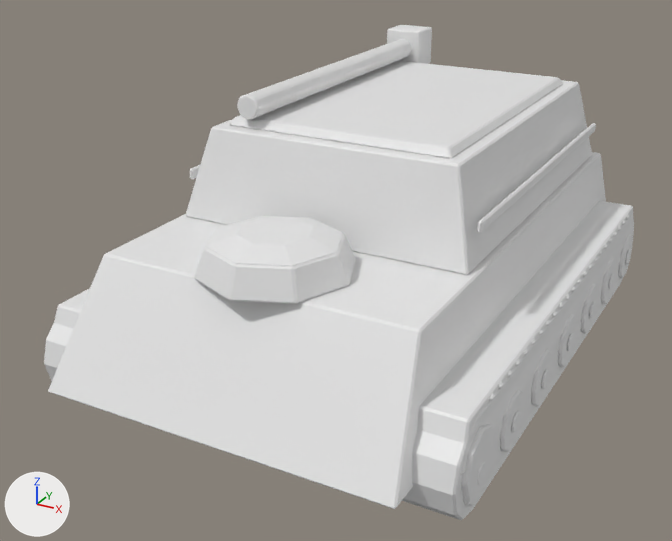
An edit to the glTF model art/units/mobilebase.glb, drawn before and after from the same camera.
Camera for both pictures: a 50 mm lens placed at (14.4, -29.8, 17.0), pointed at (-1.0, -1.7, 3.0). The lights are fixed; the arrows at lower left show +X, +Y and +Z. The picture after the commit comes second. Vertices at exactly the same position are counted once.

Objects in the first picture: 'mobilebase'.
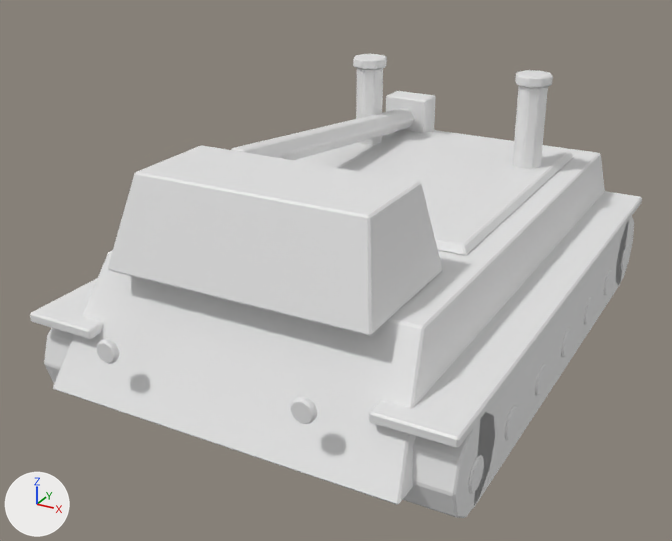
The change in detail:
me_piece is used by ob_mobilebase; location (0.0, 0.0, 0.0).
me_piece had 3040 vertices, 5730 faces and spanned x -7.6..7.6, y -11.6..11.6, z 0.0..10.2.
me_piece now has 2140 vertices, 4092 faces and spans x -7.5..7.5, y -11.6..11.2, z 0.0..9.4.
me_piece part 1: the loose piece of 48 vertices spanning x 7.3..7.6, y -10.0..-7.8, z 0.6..2.8 is scaled about its middle by (0.418, 0.484, 0.484), then moved by (0.0, 17.8, -0.4).
me_piece part 2: the loose piece of 48 vertices spanning x -3.6..-2.8, y -4.0..9.0, z 9.0..9.8 is multiplied about its middle by the matrix ((0.0, 0.003, 0.0), (-1.301, 0.0, 0.0), (0.0, 0.0, 1.301)), then moved by (-4.2, 6.4, -8.1).
me_piece part 3: the loose piece of 24 vertices spanning x -4.2..4.2, y -3.8..8.4, z 8.6..8.9 is scaled about its middle by (1.15, 1.03, 1), then moved by (0.0, 0.4, -3.2).
me_piece part 4: the loose piece of 24 vertices spanning x -4.0..-2.4, y 8.4..9.8, z 8.6..10.2 is scaled about its middle by (1.26, 0.849, 1.13), then moved by (0.2, -0.1, -3.1).
me_piece part 5: the loose piece of 48 vertices spanning x -3.6..-2.8, y -4.0..9.0, z 9.0..9.8 is copied, and the copy is multiplied about its middle by the matrix ((0.0, 0.0, -1.358), (1.358, 0.0, 0.0), (0.0, -0.272, 0.0)), then moved by (6.8, 3.5, -2.2); it spans x 3.0..4.2, y 5.4..6.6, z 5.4..9.0.
me_piece part 6: the loose piece of 48 vertices spanning x 7.3..7.6, y -10.0..-7.8, z 0.6..2.8 is copied, and the copy is multiplied about its middle by the matrix ((0.0, 0.0, -0.64), (0.0, 0.64, 0.0), (2.229, 0.0, 0.0)), then moved by (-3.9, 14.9, 7.5); it spans x 2.9..4.3, y 5.3..6.7, z 9.0..9.4.
me_piece part 7: the loose piece of 48 vertices spanning x -3.6..-2.8, y -4.0..9.0, z 9.0..9.8 is copied, and the copy is scaled about its middle by (-0.881, 0.0132, -0.881), then moved by (6.6, -14.0, -5.8); it spans x 3.0..3.8, y -11.6..-11.4, z 3.2..4.0.
me_piece part 8: the loose piece of 48 vertices spanning x -3.6..-2.8, y -4.0..9.0, z 9.0..9.8 is copied, and the copy is multiplied about its middle by the matrix ((0.0, 0.0, -1.358), (1.358, 0.0, 0.0), (0.0, -0.272, 0.0)), then moved by (-0.4, 3.5, -2.2); it spans x -4.2..-3.0, y 5.4..6.6, z 5.4..9.0.
me_piece part 9: the loose piece of 48 vertices spanning x -3.6..-2.8, y -4.0..9.0, z 9.0..9.8 is copied, and the copy is multiplied about its middle by the matrix ((0.0, 0.0, -1.716), (1.716, 0.0, 0.0), (0.0, -0.025, 0.0)), then moved by (-0.4, 3.5, -0.2); it spans x -4.3..-2.9, y 5.3..6.7, z 9.0..9.4.
me_piece part 10: the loose piece of 48 vertices spanning x -3.6..-2.8, y -4.0..9.0, z 9.0..9.8 is copied, and the copy is scaled about its middle by (-0.881, 0.0132, -0.881), then moved by (-0.2, -14.0, -5.8); it spans x -3.8..-3.0, y -11.6..-11.4, z 3.2..4.0.
me_piece part 11: the loose piece of 64 vertices spanning x -2.6..2.6, y -10.0..-4.8, z 5.4..6.7 is rebuilt with 24 vertices and now spans x -4.6..4.6, y -10.0..-5.0, z 5.4..8.4.
me_piece part 12: the loose piece of 60 vertices spanning x 7.3..7.5, y -1.0..1.0, z 0.4..2.3 is rebuilt with 36 vertices and now spans x 7.3..7.5, y -0.6..0.6, z 0.7..1.8.
me_piece part 13: 71 loose pieces with 2048 vertices, spanning x -7.6..7.6, y -10.2..11.6, z 0.4..8.6, are deleted.
me_piece part 14: 116 vertices removed from x -7.4..7.4, y -11.6..10.5, z 0.0..5.4; 1180 vertices added at x -7.5..7.5, y -11.4..10.7, z 0.0..5.4.
me_piece part 15: 36 vertices added at x -3.5..-2.5, y -5.0..9.0, z 5.8..8.2.
Other edits to the shape of me_piece do not show in these pictures.

Pixel boxes [x1, y1, x2, y2] of what changed, in the pictures (672 x 541 px; the box of a moved part takes in the faces that stretch with it):
'mobilebase', reshaped (6% shorter): before [44, 25, 634, 520]; after [30, 54, 642, 518]
part 1 of me_piece, moved or reshaped: before [461, 424, 495, 502]; after [621, 246, 629, 270]
part 2 of me_piece, moved or reshaped (not visible afterwards): before [237, 39, 411, 120]
part 3 of me_piece, moved or reshaped: before [229, 61, 563, 159]; after [304, 130, 574, 256]
part 4 of me_piece, moved or reshaped: before [387, 25, 432, 64]; after [386, 91, 436, 133]
part 5 of me_piece, added: after [513, 85, 548, 169]
part 6 of me_piece, added: after [515, 70, 553, 88]
part 7 of me_piece, added: after [290, 397, 317, 424]
part 8 of me_piece, added: after [356, 68, 383, 145]
part 9 of me_piece, added: after [353, 54, 387, 69]
part 10 of me_piece, added: after [97, 339, 119, 364]
part 11 of me_piece, rebuilt (107% wider, 116% taller): before [194, 216, 355, 304]; after [108, 145, 443, 336]
part 12 of me_piece, rebuilt (40% narrower, 45% shorter): before [558, 314, 577, 368]; after [561, 328, 572, 357]
part 13 of me_piece, deleted: before [54, 80, 633, 506]
part 14 of me_piece, reshaped: before [44, 152, 634, 520]; after [30, 130, 642, 518]
part 15 of me_piece, added: after [231, 108, 414, 160]
